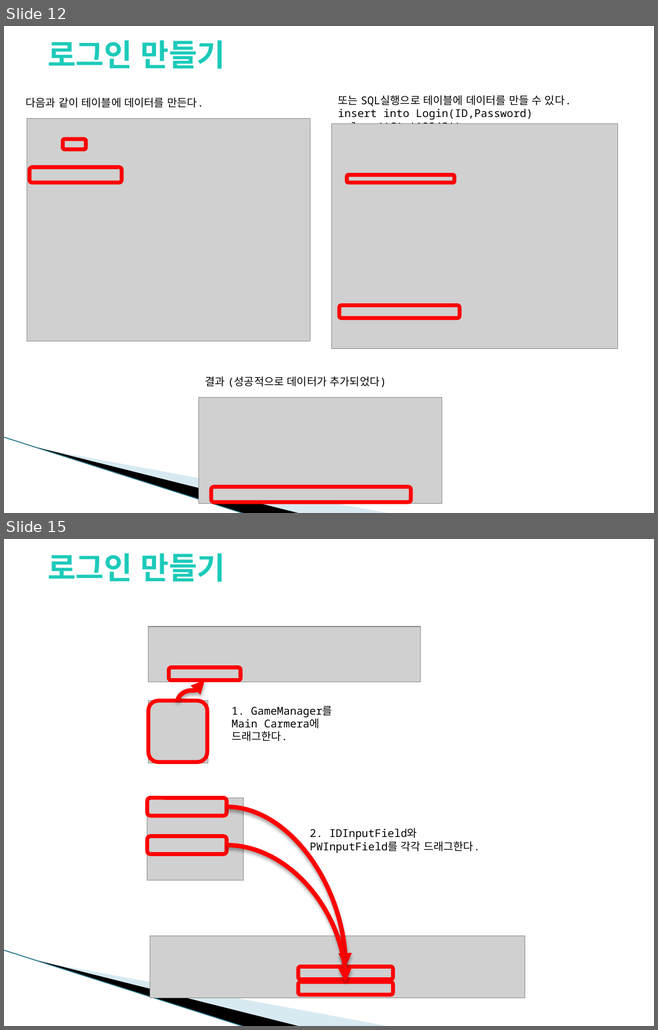
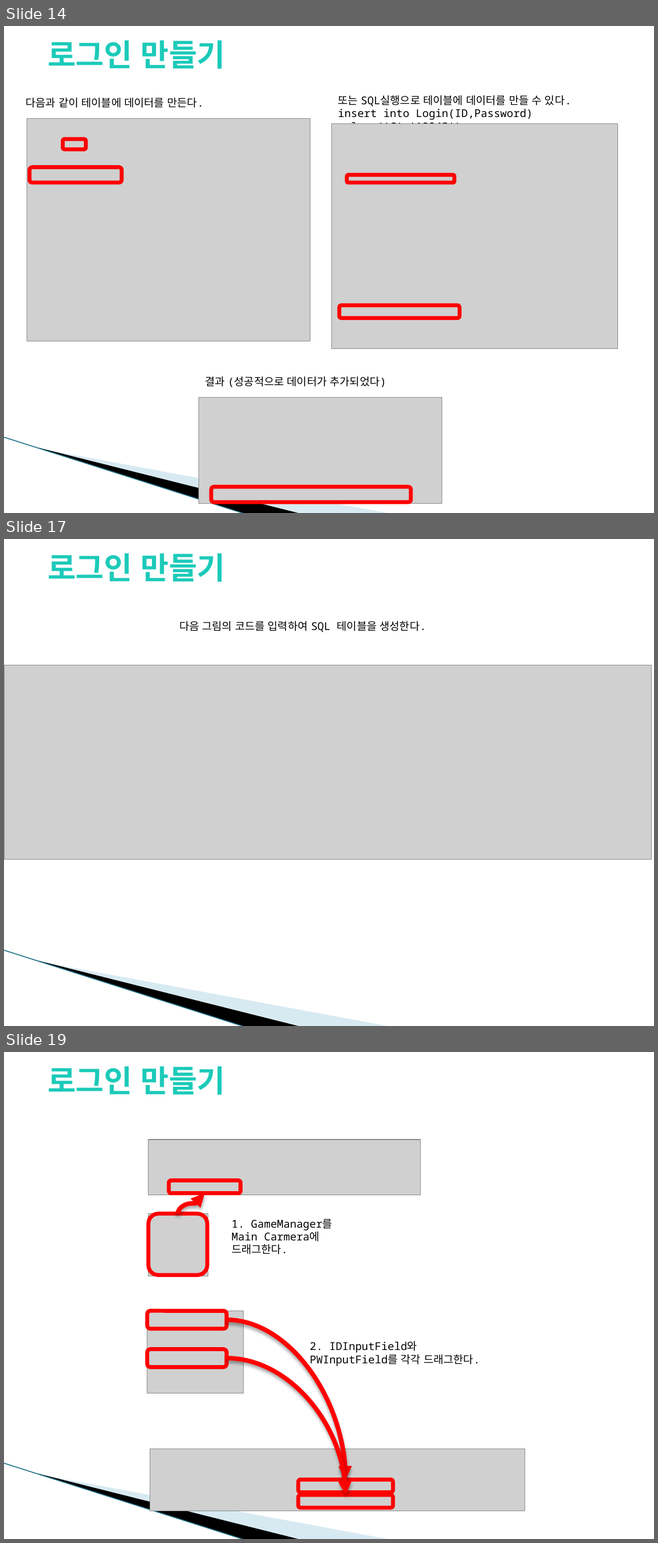
Before and after one commit to YounSJ/Unity_SQLite, a slide deck: Unity_SQLite.pptx. Shown one above the other, each under a label of ours: slides 12 and 15 before the commit, slides 14, 17 and 19 after it; the slides between them are not shown. The pictures are 658x1030 and 658x1543 pixels, drawn with LibreOffice and Linux fonts; fonts in the diff are those of the drawing; grey boxes stand for pictures; background and template pictures are left out. Boxes give left, top, right and bottom in pixels: in the first picture for what was removed or moved away, otherwise in the second. Text is boxed around its words. In the diff, an @@ line names an element or a change of style, - is before the commit and + after.

```diff
--- a/Unity_SQLite.pptx
+++ b/Unity_SQLite.pptx
@@ slide 17 added at (4,539,654,1026), background picture (left out); not listed: 3 template elements that a slide beside it also shows @@
@@ text added at (48,553,226,582), 34 pt, text #1CCAB9, bold @@
+로그인 만들기
@@ text added at (179,621,426,632), 12 pt, text #000000 @@
+다음 그림의 코드를 입력하여 SQL 테이블을 생성한다.
@@ picture added at (4,665,651,859) @@
@@ what was slide 12 is now slide 14 @@
@@ what was slide 15 is now slide 19 @@
```
Also in this commit, not shown: 10 slides changed, 9 other slides added, 1 other file.
